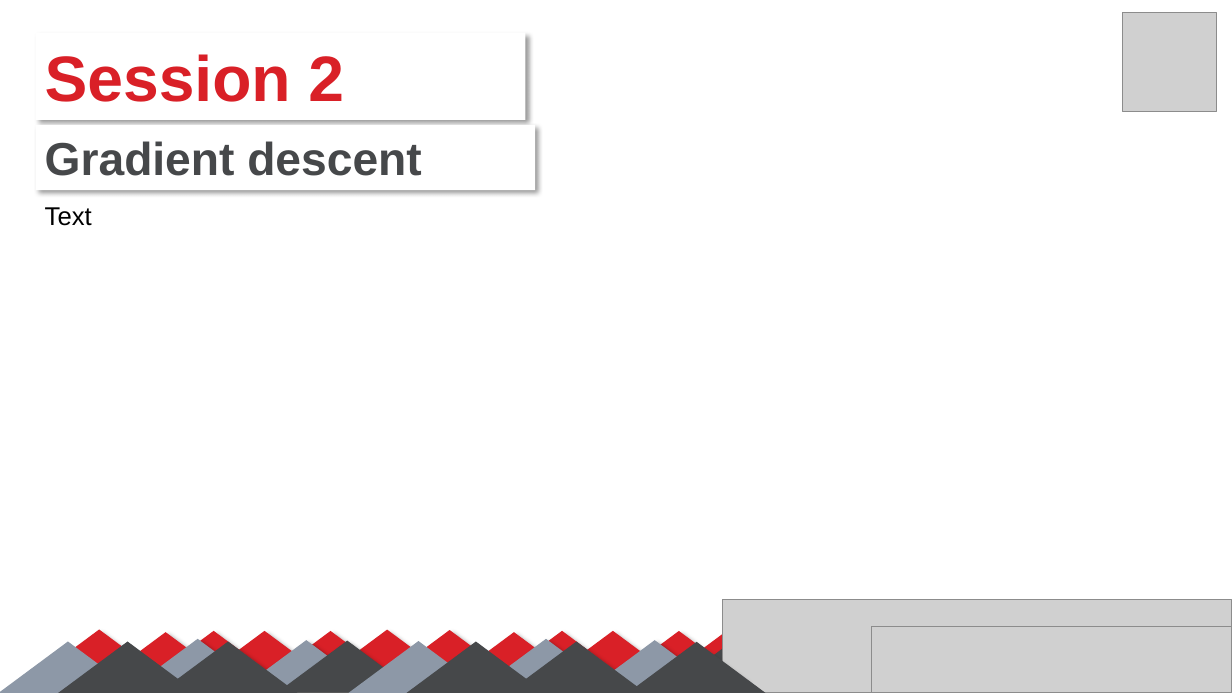
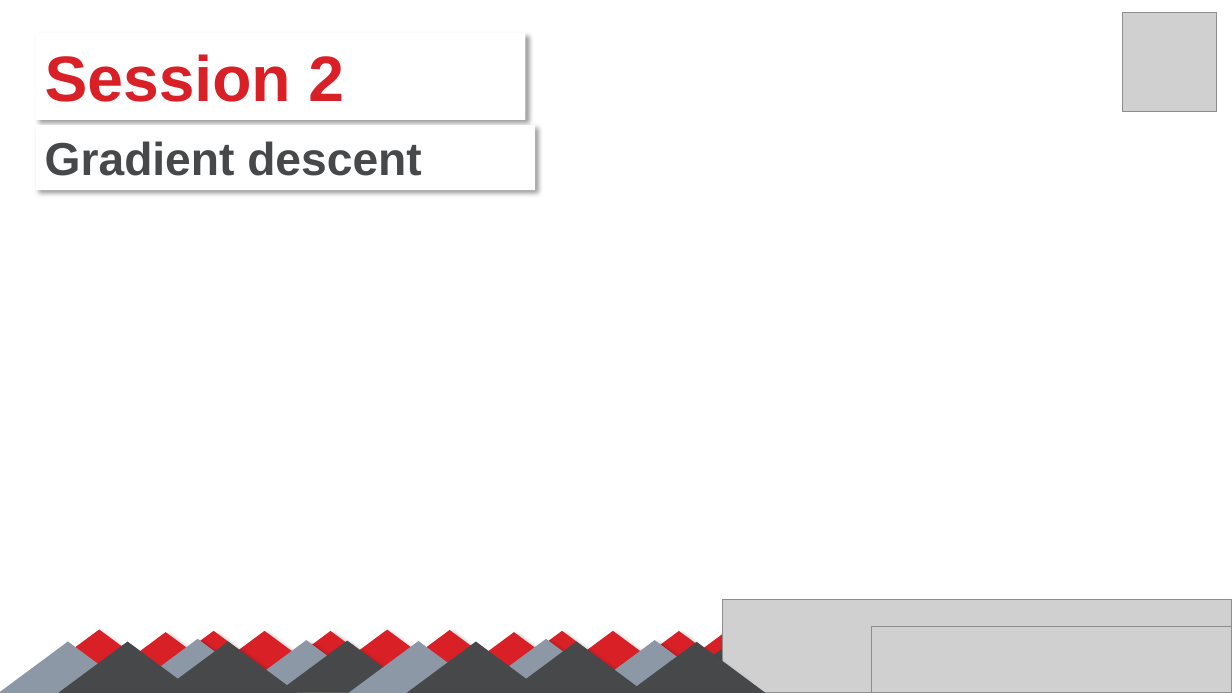
Before and after one commit to SalmaGira/machine-learning-workshop-Kvector, a slide deck: slide 7 of Sessions/Session 2/Session_02.pptx (slide 4 before the commit). Drawn at 1232x693 pixels with LibreOffice and Linux fonts; fonts in the diff are those of the drawing; grey boxes stand for pictures. Boxes give left, top, right and bottom in pixels: in the first picture for what was removed or moved away, otherwise in the second. Text is boxed around its words. In the diff, an @@ line names an element or a change of style, - is before the commit and + after.

```diff
--- a/Sessions/Session 2/Session_02.pptx
+++ b/Sessions/Session 2/Session_02.pptx
@@ text removed at (45, 207, 92, 226) @@
-Text
```
Also in this commit, not shown: 3 slides added.
